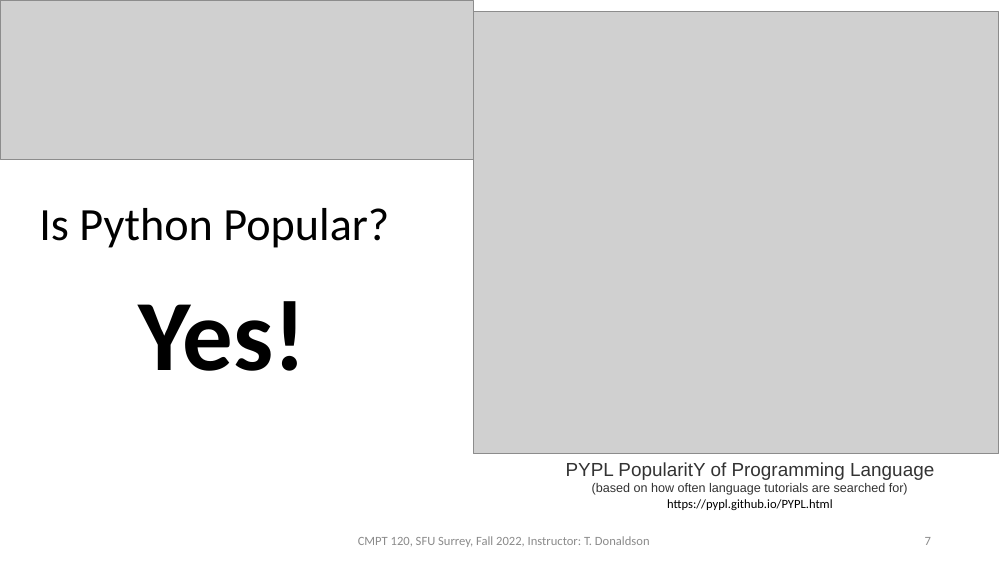
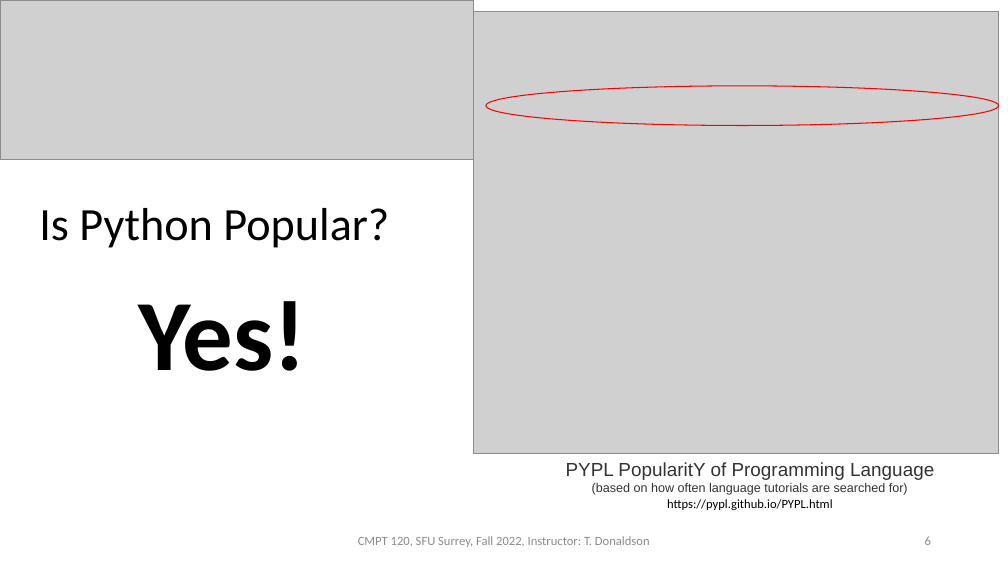
Before and after one commit to tjd1234/cmpt120fall2022, a slide deck: slide 6 of lectures/lecture1/lecture1.pptx (slide 7 before the commit). Drawn at 1008x567 pixels with LibreOffice and Linux fonts; fonts in the diff are those of the drawing; grey boxes stand for pictures. Boxes give left, top, right and bottom in pixels: in the first picture for what was removed or moved away, otherwise in the second. Text is boxed around its words. In the diff, an @@ line names an element or a change of style, - is before the commit and + after.

```diff
--- a/lectures/lecture1/lecture1.pptx
+++ b/lectures/lecture1/lecture1.pptx
@@ ellipse added at (486, 86, 999, 126), outline #FF0000 1 pt @@
@@ page number at (925, 536, 931, 545): text changed @@
-7
+6
```
Also in this commit, not shown: 3 other slides changed, 1 slide removed, 1 other file.
